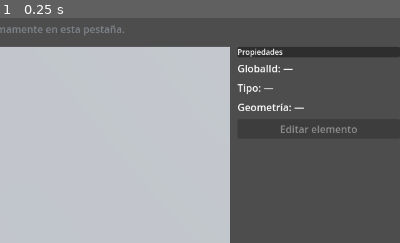
Above: before the commit, frame 1.
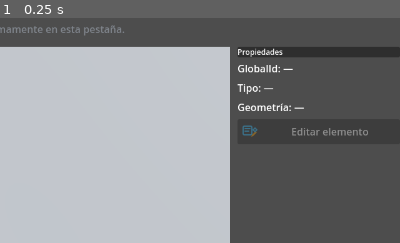
Above: after the commit, the same moment.

Repository: hfiguereo/axonBIM
Game: Godot game, scene res://scenes/main/main.tscn
Same seed, same stepped clock (60 frames per second), same inputs: the game is played once before the commit and once after it.
Inputs:
- Up to frame 1 (0.25 s): no input
The pictures show only the part of the screen within x 50-100%, y 10-60%; the shares and areas given below are measured in that part.

The runs differ from the first frame. In frame 1, 0.6% of the frame differs, in the area x 60-92%, y 47-53%.

Commit message:
feat(ui): añade paquete inicial de iconos
Co-authored-by: hfiguereo <hfiguereo@users.noreply.github.com>

Diff:
--- /dev/null
+++ b/frontend/assets/icons/actions/action_ping_backend.svg
@@ -0,0 +1,8 @@
+<svg xmlns="http://www.w3.org/2000/svg" width="32" height="32" viewBox="0 0 32 32" role="img" aria-label="Ping backend">
+  <rect x="7" y="6" width="18" height="20" rx="2" fill="#1e293b" stroke="#d8e2ef" stroke-width="2"/>
+  <path d="M11 12h10" stroke="#38bdf8" stroke-width="2" stroke-linecap="round"/>
+  <path d="M11 17h7" stroke="#38bdf8" stroke-width="2" stroke-linecap="round"/>
+  <circle cx="22" cy="22" r="2.4" fill="#f59e0b"/>
+  <path d="M4 16c2-4 5-6 9-6" fill="none" stroke="#f59e0b" stroke-width="2" stroke-linecap="round"/>
+  <path d="M28 16c-2 4-5 6-9 6" fill="none" stroke="#f59e0b" stroke-width="2" stroke-linecap="round"/>
+</svg>
--- /dev/null
+++ b/frontend/assets/icons/actions/action_save_ifc.svg
@@ -0,0 +1,8 @@
+<svg xmlns="http://www.w3.org/2000/svg" width="32" height="32" viewBox="0 0 32 32" fill="none">
+  <rect x="7" y="4" width="18" height="24" rx="3" fill="#f8fafc" stroke="#1e293b" stroke-width="2"/>
+  <path d="M20 4v7h5" fill="#dbeafe" stroke="#1e293b" stroke-width="2" stroke-linejoin="round"/>
+  <path d="M10 18h12" stroke="#0f766e" stroke-width="2" stroke-linecap="round"/>
+  <path d="M13 22h6" stroke="#0f766e" stroke-width="2" stroke-linecap="round"/>
+  <path d="M16 10v11" stroke="#f59e0b" stroke-width="2" stroke-linecap="round"/>
+  <path d="M12 17l4 4 4-4" stroke="#f59e0b" stroke-width="2" stroke-linecap="round" stroke-linejoin="round"/>
+</svg>
--- /dev/null
+++ b/frontend/assets/icons/actions/action_undo.svg
@@ -0,0 +1,5 @@
+<svg xmlns="http://www.w3.org/2000/svg" width="32" height="32" viewBox="0 0 32 32" role="img" aria-label="Deshacer">
+  <rect x="3" y="3" width="26" height="26" rx="6" fill="#142033"/>
+  <path d="M13 10L8 15L13 20" fill="none" stroke="#38BDF8" stroke-width="2.4" stroke-linecap="round" stroke-linejoin="round"/>
+  <path d="M9 15H20C23 15 25 17 25 20C25 23 23 25 20 25H15" fill="none" stroke="#F59E0B" stroke-width="2.2" stroke-linecap="round" stroke-linejoin="round"/>
+</svg>
--- /dev/null
+++ b/frontend/assets/icons/status/status_backend_connected.svg
@@ -0,0 +1,7 @@
+<svg xmlns="http://www.w3.org/2000/svg" width="32" height="32" viewBox="0 0 32 32" role="img" aria-label="Backend conectado">
+  <rect x="7" y="6" width="18" height="20" rx="2" fill="#1e293b" stroke="#38bdf8" stroke-width="2"/>
+  <path d="M11 12H21" stroke="#d8e2ef" stroke-width="2" stroke-linecap="round"/>
+  <path d="M11 17H18" stroke="#d8e2ef" stroke-width="2" stroke-linecap="round"/>
+  <circle cx="21" cy="22" r="3" fill="#22c55e"/>
+  <path d="M19.7 22l.9.9 1.8-2" fill="none" stroke="#0f172a" stroke-width="1.4" stroke-linecap="round" stroke-linejoin="round"/>
+</svg>
--- /dev/null
+++ b/frontend/assets/icons/status/status_backend_disconnected.svg
@@ -0,0 +1,6 @@
+<svg xmlns="http://www.w3.org/2000/svg" width="32" height="32" viewBox="0 0 32 32" fill="none">
+  <rect x="7" y="6" width="18" height="20" rx="2" fill="#1e293b" stroke="#94a3b8" stroke-width="2"/>
+  <path d="M11 12H21" stroke="#64748b" stroke-width="2" stroke-linecap="round"/>
+  <path d="M11 17H18" stroke="#64748b" stroke-width="2" stroke-linecap="round"/>
+  <path d="M18.5 20.5l5 5M23.5 20.5l-5 5" stroke="#ef4444" stroke-width="2" stroke-linecap="round"/>
+</svg>
--- /dev/null
+++ b/frontend/assets/icons/tools/tool_create_wall.svg
@@ -0,0 +1,8 @@
+<svg xmlns="http://www.w3.org/2000/svg" width="32" height="32" viewBox="0 0 32 32" role="img" aria-labelledby="title desc">
+  <title id="title">Crear muro</title>
+  <desc id="desc">Muro BIM con base, cuerpo y linea de eje.</desc>
+  <rect width="32" height="32" rx="6" fill="none"/>
+  <path d="M6 22 L26 22" fill="none" stroke="#94a3b8" stroke-width="2" stroke-linecap="round"/>
+  <path d="M8 11 L24 7 L24 19 L8 23 Z" fill="#1e293b" stroke="#38bdf8" stroke-width="2" stroke-linejoin="round"/>
+  <path d="M12 12.5 L20 10.5" fill="none" stroke="#f59e0b" stroke-width="2" stroke-linecap="round"/>
+</svg>
--- /dev/null
+++ b/frontend/assets/icons/tools/tool_edit_element.svg
@@ -0,0 +1,6 @@
+<svg xmlns="http://www.w3.org/2000/svg" width="32" height="32" viewBox="0 0 32 32" role="img" aria-label="Editar elemento">
+  <rect x="5" y="7" width="14" height="14" rx="2" fill="none" stroke="#38bdf8" stroke-width="2"/>
+  <path d="M19 21 L25 15 L27 17 L21 23 L18 24 Z" fill="#f59e0b"/>
+  <path d="M21 13 L24 10 L27 13 L24 16 Z" fill="none" stroke="#38bdf8" stroke-width="2" stroke-linejoin="round"/>
+  <path d="M8 11 H16 M8 15 H14" stroke="#38bdf8" stroke-width="2" stroke-linecap="round"/>
+</svg>
--- /dev/null
+++ b/frontend/assets/icons/tools/tool_push_pull.svg
@@ -0,0 +1,6 @@
+<svg xmlns="http://www.w3.org/2000/svg" width="32" height="32" viewBox="0 0 32 32">
+  <rect x="6" y="13" width="12" height="9" rx="1.5" fill="none" stroke="#CBD5E1" stroke-width="2"/>
+  <path d="M18 13l5-4v9l-5 4z" fill="none" stroke="#38BDF8" stroke-width="2" stroke-linejoin="round"/>
+  <path d="M9 10h7" stroke="#F59E0B" stroke-width="2" stroke-linecap="round"/>
+  <path d="M14 7l4 3-4 3" fill="none" stroke="#F59E0B" stroke-width="2" stroke-linecap="round" stroke-linejoin="round"/>
+</svg>
--- /dev/null
+++ b/frontend/assets/icons/tools/tool_select.svg
@@ -0,0 +1,5 @@
+<svg xmlns="http://www.w3.org/2000/svg" width="32" height="32" viewBox="0 0 32 32" role="img" aria-label="Seleccionar">
+  <path d="M8 5 L23 17 L16 18 L13 26 Z" fill="#1e293b" stroke="#d8e2ef" stroke-width="2" stroke-linejoin="round"/>
+  <path d="M16 18 L22 25" stroke="#38bdf8" stroke-width="2" stroke-linecap="round"/>
+  <circle cx="24" cy="25" r="2.5" fill="#f59e0b"/>
+</svg>
--- a/frontend/scenes/main/main.tscn
+++ b/frontend/scenes/main/main.tscn
@@ -1,7 +1,12 @@
-[gd_scene load_steps=5 format=3]
+[gd_scene load_steps=10 format=3]
 
 [ext_resource type="Script" path="res://scripts/main/main_scene.gd" id="1"]
 [ext_resource type="Script" path="res://scripts/viewport_3d/project_view.gd" id="2"]
+[ext_resource type="Texture2D" path="res://assets/icons/actions/action_ping_backend.svg" id="3"]
+[ext_resource type="Texture2D" path="res://assets/icons/tools/tool_create_wall.svg" id="4"]
+[ext_resource type="Texture2D" path="res://assets/icons/tools/tool_push_pull.svg" id="5"]
+[ext_resource type="Texture2D" path="res://assets/icons/actions/action_save_ifc.svg" id="6"]
+[ext_resource type="Texture2D" path="res://assets/icons/tools/tool_edit_element.svg" id="7"]
 
 [sub_resource type="Environment" id="Environment_3d"]
 background_mode = 1
@@ -89,6 +94,7 @@
 unique_name_in_owner = true
 layout_mode = 2
 text = "Ping backend"
+icon = ExtResource("3")
 
 [node name="RttLabel" type="Label" parent="UI/Root/Ribbon/RibbonBody/RibbonStack/RibbonToolsInicio/PanelSistema/VBoxSistema"]
 unique_name_in_owner = true
@@ -113,11 +119,13 @@
 unique_name_in_owner = true
 layout_mode = 2
 text = "Crear muro"
+icon = ExtResource("4")
 
 [node name="PushPullButton" type="Button" parent="UI/Root/Ribbon/RibbonBody/RibbonStack/RibbonToolsInicio/PanelModelado/VBoxModelado"]
 unique_name_in_owner = true
 layout_mode = 2
 text = "Push / Pull"
+icon = ExtResource("5")
 
 [node name="PanelArchivo" type="PanelContainer" parent="UI/Root/Ribbon/RibbonBody/RibbonStack/RibbonToolsInicio"]
 layout_mode = 2
@@ -136,6 +144,7 @@
 unique_name_in_owner = true
 layout_mode = 2
 text = "Guardar IFC..."
+icon = ExtResource("6")
 
 [node name="RibbonToolsPlaceholder" type="CenterContainer" parent="UI/Root/Ribbon/RibbonBody/RibbonStack"]
 unique_name_in_owner = true
@@ -263,6 +272,7 @@
 unique_name_in_owner = true
 layout_mode = 2
 text = "Editar elemento"
+icon = ExtResource("7")
 disabled = true
 
 [node name="StatusBar" type="PanelContainer" parent="UI/Root"]
Not shown, changed: CHANGELOG.md
Not shown, added: frontend/assets/ATTRIBUTIONS.md
Not shown, added: frontend/assets/icons/STYLEGUIDE.md
